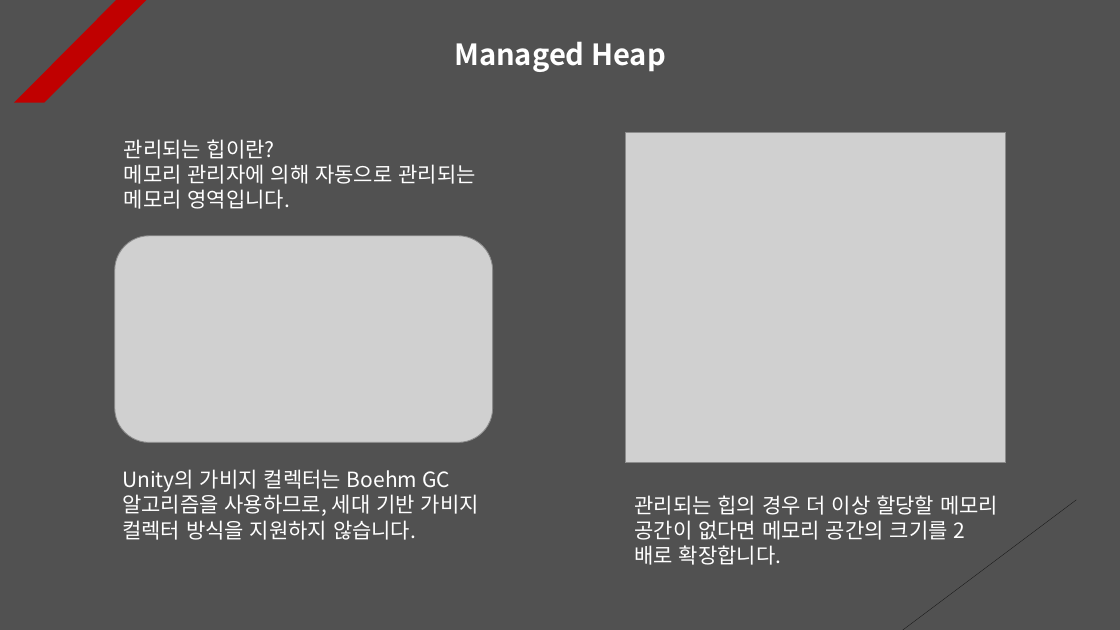
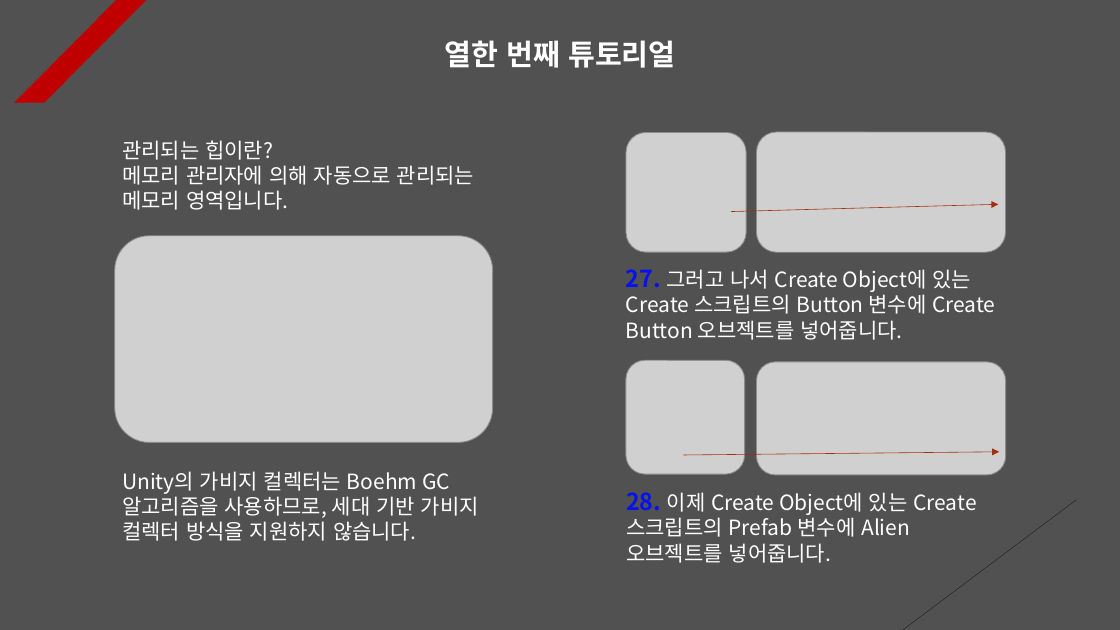
Before and after one commit to Unity2033/3D-UnityEngine, a slide deck: slide 12 of Assets/Class/Instantiate & Destroy/PPT Data/Instatiate and Destroy Example.pptx (slide 11 before the commit). Drawn at 1120x630 pixels with LibreOffice and Linux fonts; fonts in the diff are those of the drawing; grey boxes stand for pictures. Boxes give left, top, right and bottom in pixels: in the first picture for what was removed or moved away, otherwise in the second. Text is boxed around its words. In the diff, an @@ line names an element or a change of style, - is before the commit and + after.

```diff
--- a/Assets/Class/Instantiate & Destroy/PPT Data/Instatiate and Destroy Example.pptx
+++ b/Assets/Class/Instantiate & Destroy/PPT Data/Instatiate and Destroy Example.pptx
@@ text at [445,40,675,68]: text changed @@
-Managed Heap
+열한 번째 튜토리얼
@@ picture added at [626,133,746,253] @@
@@ picture: place and size @@
-picture at [625,132,1006,463]
+picture at [757,132,1006,252]
@@ arrow added from (731, 212) to (999, 204), #A5300F 0.5 pt dashed @@
@@ text added at [626,269,995,340], 18 pt, text #FFFFFF @@
+27. 그러고 나서 Create Object에 있는 Create 스크립트의 Button 변수에 Create Button 오브젝트를 넣어줍니다.
@@ picture added at [626,360,744,474] @@
@@ picture added at [757,362,1007,476] @@
@@ arrow added from (683, 455) to (1000, 452), #A5300F 0.5 pt dashed @@
@@ text at [626,492,976,563]: text changed @@
-관리되는 힙의 경우 더 이상 할당할 메모리 공간이 없다면 메모리 공간의 크기를 2배로 확장합니다.
+28. 이제 Create Object에 있는 Create 스크립트의 Prefab 변수에 Alien 오브젝트를 넣어줍니다.
```
Also in this commit, not shown: 1 other slide changed, 1 slide added, 8 other files.
